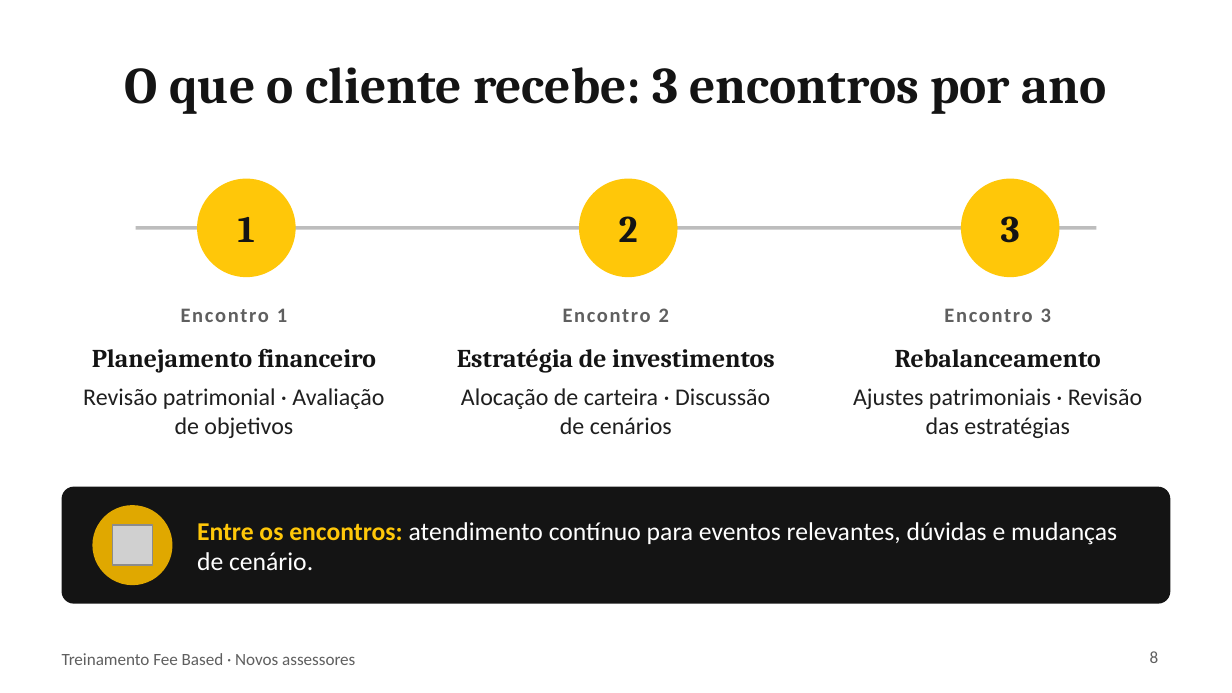
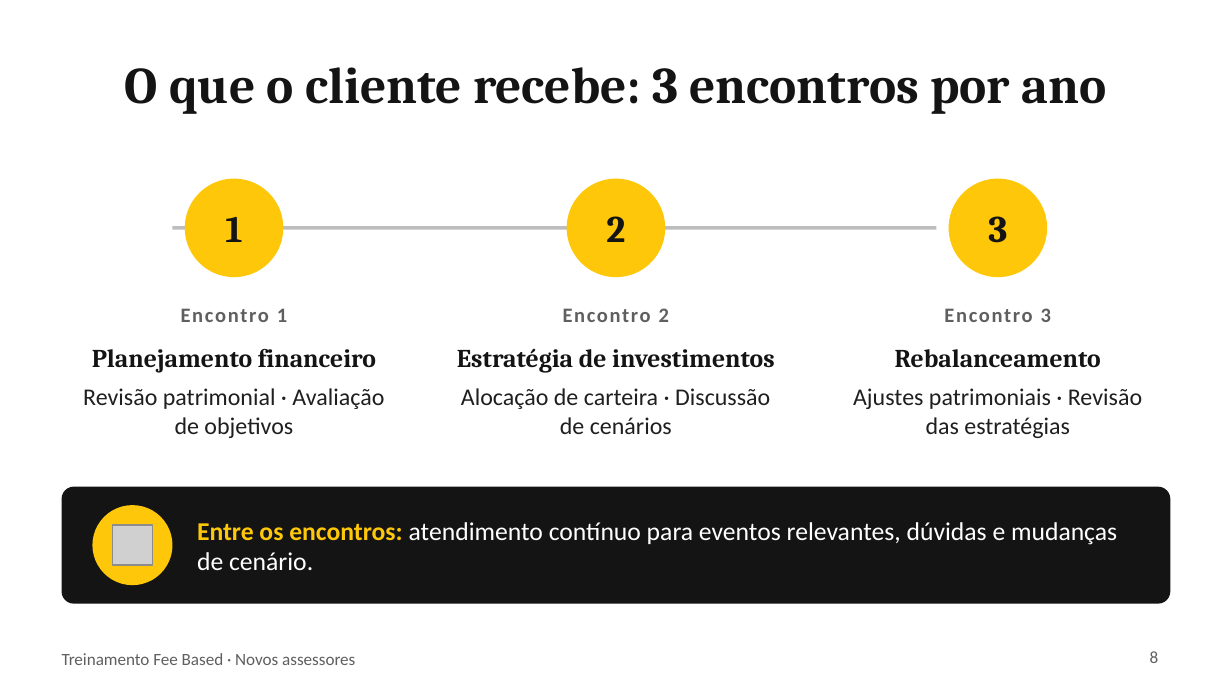
Before and after one commit to lcarloscalfat1998-eng/Mensagens, a slide deck: slide 8 of treinamentos/fee-based/Treinamento_Fee_Based_Novos_Assessores.pptx. Drawn at 1232x693 pixels with LibreOffice and Linux fonts; fonts in the diff are those of the drawing; grey boxes stand for pictures. Boxes give left, top, right and bottom in pixels: in the first picture for what was removed or moved away, otherwise in the second. Text is boxed around its words. In the diff, an @@ line names an element or a change of style, - is before the commit and + after.

```diff
--- a/treinamentos/fee-based/Treinamento_Fee_Based_Novos_Assessores.pptx
+++ b/treinamentos/fee-based/Treinamento_Fee_Based_Novos_Assessores.pptx
@@ 3 ellipses: place and size @@
-3 ellipses at (197,179,1060,277)
+3 ellipses at (185,179,1047,277)
@@ line moved from (136, 228) - (1096, 228) to (172, 228) - (936, 228) @@
@@ ellipse at (92,505,172,585): fill #E0A800 to #FFC709 @@
```
Also in this commit, not shown: 4 other slides changed, 1 other file.
